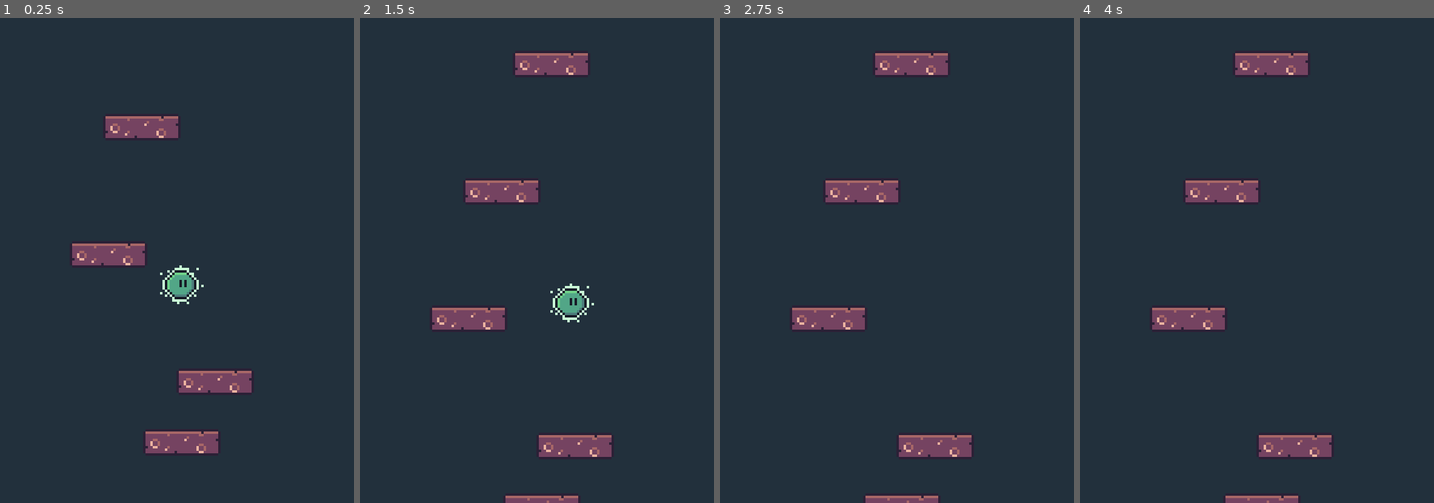
Above: before the commit, frames 1-4 (left to right).
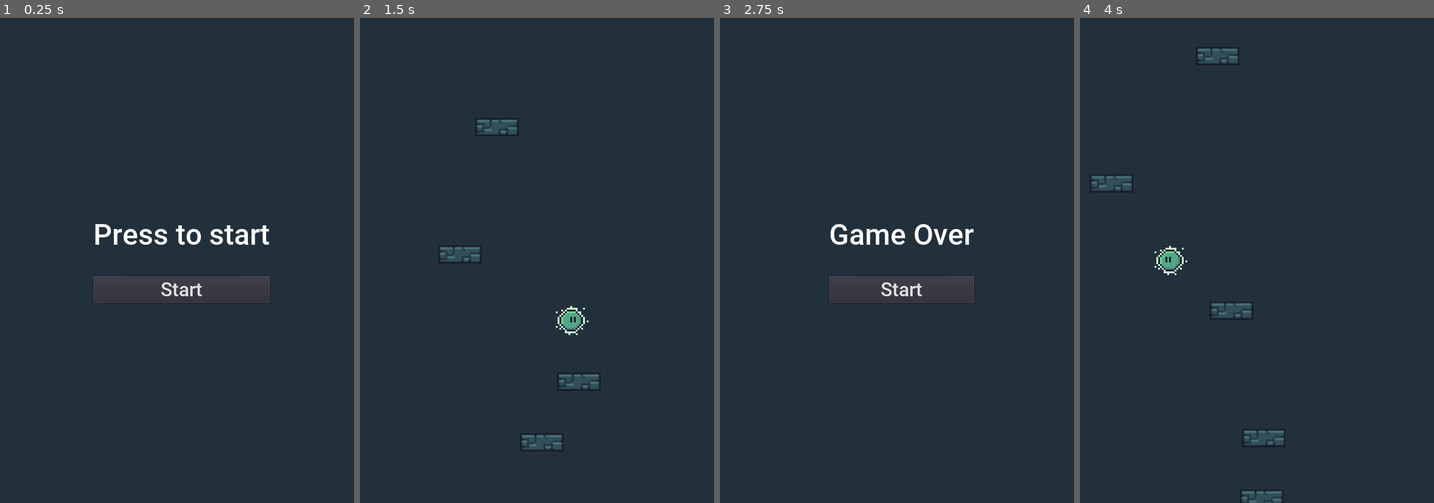
Above: after the commit, the same moments.

Repository: flofriday/jellow
Game: Godot game, scene res://World.tscn
The game is run twice, just before and just after one commit, with the same random seed, the same clock (stepped at 60 frames per second) and the same inputs.
Inputs (mouse positions are in pixels of both pictures, inside the frame that each line leads up to):
- Up to frame 1 (0.25 s): no input
- Up to frame 2 (1.5 s): click (540, 289) at 0.5 s, where only the run after the commit has a clickable "Start"; hold Right (ui_right) from 1.28 s (still down)
- Up to frame 3 (2.75 s): keep holding Right (ui_right)
- Up to frame 4 (4 s): release Right (ui_right) at 2.75 s; click (1260, 289) at 2.75 s, where only the run after the commit has a clickable "Start"; hold Left (ui_left) from 3.53 s (still down)

The runs differ from the first frame. In frame 1, 6.2% of the frame differs, in the area x 20-77%, y 20-90%; in frame 2, 5.4%; in frame 3, 5.9%; in frame 4, 5.1%.

Commit message:
Add GUI and new Sprites,

Diff:
--- /dev/null
+++ b/CameraController.tscn
@@ -0,0 +1,6 @@
+[gd_scene format=2]
+
+[node name="CameraController" type="Node2D"]
+
+[node name="Camera2D" type="Camera2D" parent="."]
+current = true
--- /dev/null
+++ b/GUI.gd
@@ -0,0 +1,11 @@
+extends Control
+
+signal start_game
+
+func _on_Button_pressed():
+	$StartUI.visible = false
+	emit_signal("start_game")
+
+func show_game_over():
+	$StartUI/CenterContainer/VBoxContainer/Title.text = "Game Over"
+	$StartUI.visible = true
--- a/GUI.tscn
+++ b/GUI.tscn
@@ -1,6 +1,7 @@
-[gd_scene load_steps=4 format=2]
+[gd_scene load_steps=5 format=2]
 
 [ext_resource path="res://Roboto-Medium.ttf" type="DynamicFontData" id=1]
+[ext_resource path="res://GUI.gd" type="Script" id=2]
 
 [sub_resource type="DynamicFont" id=1]
 size = 48
@@ -13,23 +14,38 @@
 [node name="GUI" type="Control"]
 anchor_right = 1.0
 anchor_bottom = 1.0
+script = ExtResource( 2 )
 __meta__ = {
 "_edit_use_anchors_": false
 }
 
-[node name="VBoxContainer" type="VBoxContainer" parent="."]
+[node name="StartUI" type="Control" parent="."]
 anchor_right = 1.0
 anchor_bottom = 1.0
 __meta__ = {
 "_edit_use_anchors_": false
 }
 
-[node name="MarginContainer" type="MarginContainer" parent="VBoxContainer"]
-margin_right = 600.0
-margin_bottom = 57.0
+[node name="CenterContainer" type="CenterContainer" parent="StartUI"]
+anchor_right = 1.0
+anchor_bottom = 1.0
+__meta__ = {
+"_edit_use_anchors_": false
+}
 
-[node name="Title" type="Label" parent="VBoxContainer/MarginContainer"]
-margin_right = 600.0
+[node name="VBoxContainer" type="VBoxContainer" parent="StartUI/CenterContainer"]
+margin_left = 154.0
+margin_top = 329.0
+margin_right = 445.0
+margin_bottom = 470.0
+custom_constants/separation = 40
+alignment = 1
+__meta__ = {
+"_edit_use_anchors_": false
+}
+
+[node name="Title" type="Label" parent="StartUI/CenterContainer/VBoxContainer"]
+margin_right = 291.0
 margin_bottom = 57.0
 custom_fonts/font = SubResource( 1 )
 text = "Press to start"
@@ -39,14 +55,13 @@
 "_edit_use_anchors_": false
 }
 
-[node name="CenterContainer" type="CenterContainer" parent="VBoxContainer"]
-margin_top = 61.0
-margin_right = 600.0
-margin_bottom = 105.0
-
-[node name="Button" type="Button" parent="VBoxContainer/CenterContainer"]
-margin_left = 259.0
-margin_right = 340.0
-margin_bottom = 44.0
+[node name="Button" type="Button" parent="StartUI/CenterContainer/VBoxContainer"]
+margin_top = 97.0
+margin_right = 291.0
+margin_bottom = 141.0
 custom_fonts/font = SubResource( 2 )
 text = "Start"
+__meta__ = {
+"_edit_use_anchors_": false
+}
+[connection signal="pressed" from="StartUI/CenterContainer/VBoxContainer/Button" to="." method="_on_Button_pressed"]
--- a/Player.gd
+++ b/Player.gd
@@ -10,6 +10,7 @@
 const UP_DIRECTION = Vector2(0, -1)
 
 var motion = Vector2()
+var freeze = true
 
 func set_animation(new):
 	if $Sprite.animation != new:
@@ -22,6 +23,11 @@
 		set_animation("left")
 
 func _physics_process(delta):
+	# Exit if freeze is on
+	if freeze:
+		motion = Vector2()
+		return
+
 	# Get the user input
 	if Input.is_action_pressed("ui_right"):
 		motion.x = min(motion.x + ACCELERATION, SPEED_LIMIT)
--- a/Player.tscn
+++ b/Player.tscn
@@ -17,7 +17,7 @@
 } ]
 
 [sub_resource type="RectangleShape2D" id=2]
-extents = Vector2( 25, 24 )
+extents = Vector2( 18, 18 )
 
 [node name="Player" type="KinematicBody2D"]
 __meta__ = {
@@ -25,7 +25,7 @@
 }
 
 [node name="Sprite" type="AnimatedSprite" parent="."]
-scale = Vector2( 4, 4 )
+scale = Vector2( 3, 3 )
 frames = SubResource( 1 )
 animation = "right"
 playing = true
--- a/Rock.tscn
+++ b/Rock.tscn
@@ -1,18 +1,15 @@
 [gd_scene load_steps=3 format=2]
 
-[ext_resource path="res://wall.png" type="Texture" id=1]
+[ext_resource path="res://platform.png" type="Texture" id=1]
 
 [sub_resource type="RectangleShape2D" id=1]
-extents = Vector2( 64, 22 )
+extents = Vector2( 36, 15 )
 
 [node name="Rock" type="StaticBody2D"]
-position = Vector2( 267.699, 393.277 )
-__meta__ = {
-"_edit_group_": true
-}
+position = Vector2( 259.128, 391.084 )
 
 [node name="Sprite" type="Sprite" parent="."]
-scale = Vector2( 4, 4 )
+scale = Vector2( 3, 3 )
 texture = ExtResource( 1 )
 
 [node name="CollisionShape2D" type="CollisionShape2D" parent="."]
--- /dev/null
+++ b/VBoxContainer.gd
@@ -0,0 +1,3 @@
+extends VBoxContainer
+
+self.add_constant_override("separation", 4)
--- a/World.gd
+++ b/World.gd
@@ -4,7 +4,8 @@
 	var center = get_viewport().size/2
 	$CameraController.position = center
 	$Player.position = center
-	$WorldGenerator.startup()
+	$Player.freeze = true
+	$Player.visible = false
 
 func _physics_process(delta):
 	# Set the camera
@@ -12,8 +13,26 @@
 		$CameraController.position.y = $Player.position.y
 
 	# Set gameover if the player is lower than the camera
-	if $Player.position.y > $CameraController.position.y + get_viewport().size.y:
+	if $Player.position.y > $CameraController.position.y + get_viewport().size.y/2:
 		game_over();
 
+func start_game():
+	var center = get_viewport().size/2
+	$CameraController.position = center
+	$Player.position = center
+	$Player.visible = true
+	$Player.freeze = false
+	$WorldGenerator.startup()
+
 func game_over():
-	print("GAME OVER")
+	var center = get_viewport().size/2
+	$CameraController.position = center
+	$WorldGenerator.clear_all()
+	$GUI.show_game_over()
+	$Player.position = center
+	$Player.freeze = true
+	$Player.visible = false
+
+# Start the game if the GUI says so
+func _on_GUI_start_game():
+	start_game()
--- a/World.tscn
+++ b/World.tscn
@@ -1,7 +1,8 @@
-[gd_scene load_steps=6 format=2]
+[gd_scene load_steps=7 format=2]
 
 [ext_resource path="res://Player.tscn" type="PackedScene" id=1]
 [ext_resource path="res://Player.gd" type="Script" id=2]
+[ext_resource path="res://CameraController.tscn" type="PackedScene" id=3]
 [ext_resource path="res://World.gd" type="Script" id=4]
 [ext_resource path="res://GUI.tscn" type="PackedScene" id=5]
 [ext_resource path="res://WorldGenerator.tscn" type="PackedScene" id=6]
@@ -10,15 +11,13 @@
 script = ExtResource( 4 )
 
 [node name="Player" parent="." instance=ExtResource( 1 )]
+visible = false
 z_index = 1
 script = ExtResource( 2 )
 
-[node name="CameraController" type="Node2D" parent="."]
-
-[node name="Camera2D" type="Camera2D" parent="CameraController"]
-current = true
+[node name="CameraController" parent="." instance=ExtResource( 3 )]
 
 [node name="GUI" parent="." instance=ExtResource( 5 )]
-visible = false
 
 [node name="WorldGenerator" parent="." instance=ExtResource( 6 )]
+[connection signal="start_game" from="GUI" to="." method="_on_GUI_start_game"]
--- a/WorldGenerator.gd
+++ b/WorldGenerator.gd
@@ -8,6 +8,11 @@
 	var player = get_owner().get_node("Player")
 	addPlatform(player.position.x, player.position.y + 300)
 	generatePlatforms()
+
+func clear_all():
+	for child in get_children():
+		remove_child(child)
+		child.queue_free()
 
 # This code generates platforms if necesarry
 func generatePlatforms():
Binary file added: platform.png
Binary file added: screenshot.png
Not shown, changed: README.md
